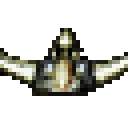
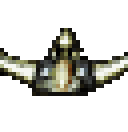
Two versions of the same layered image (w=128, h=132). Layer-by-layer changes:
painted on "Skydrop Gems" over left=40, top=60, right=88, bottom=76
